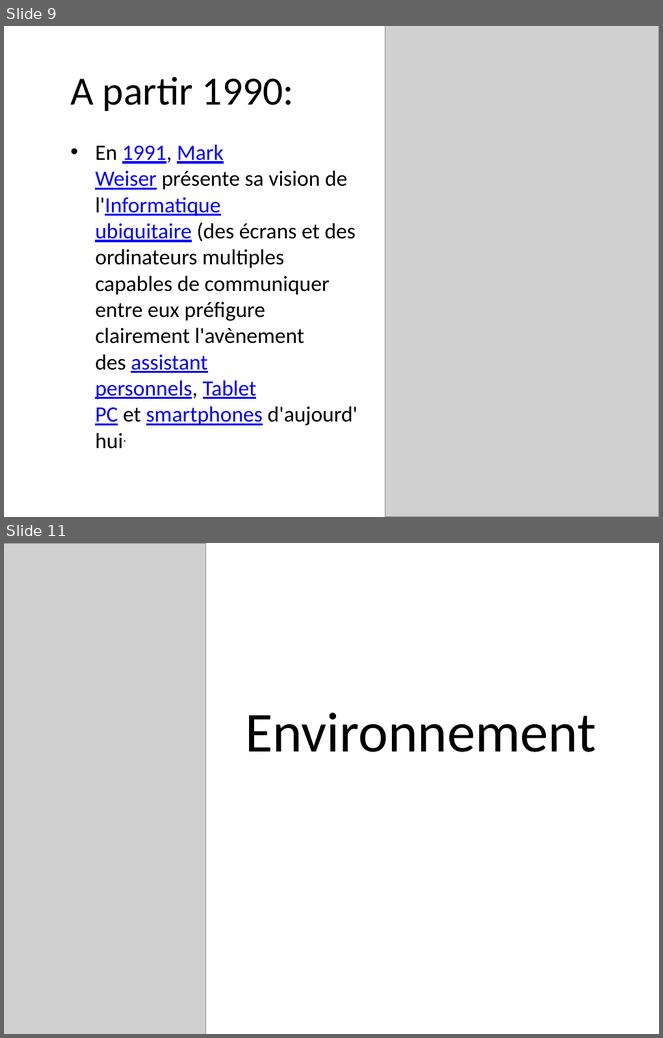
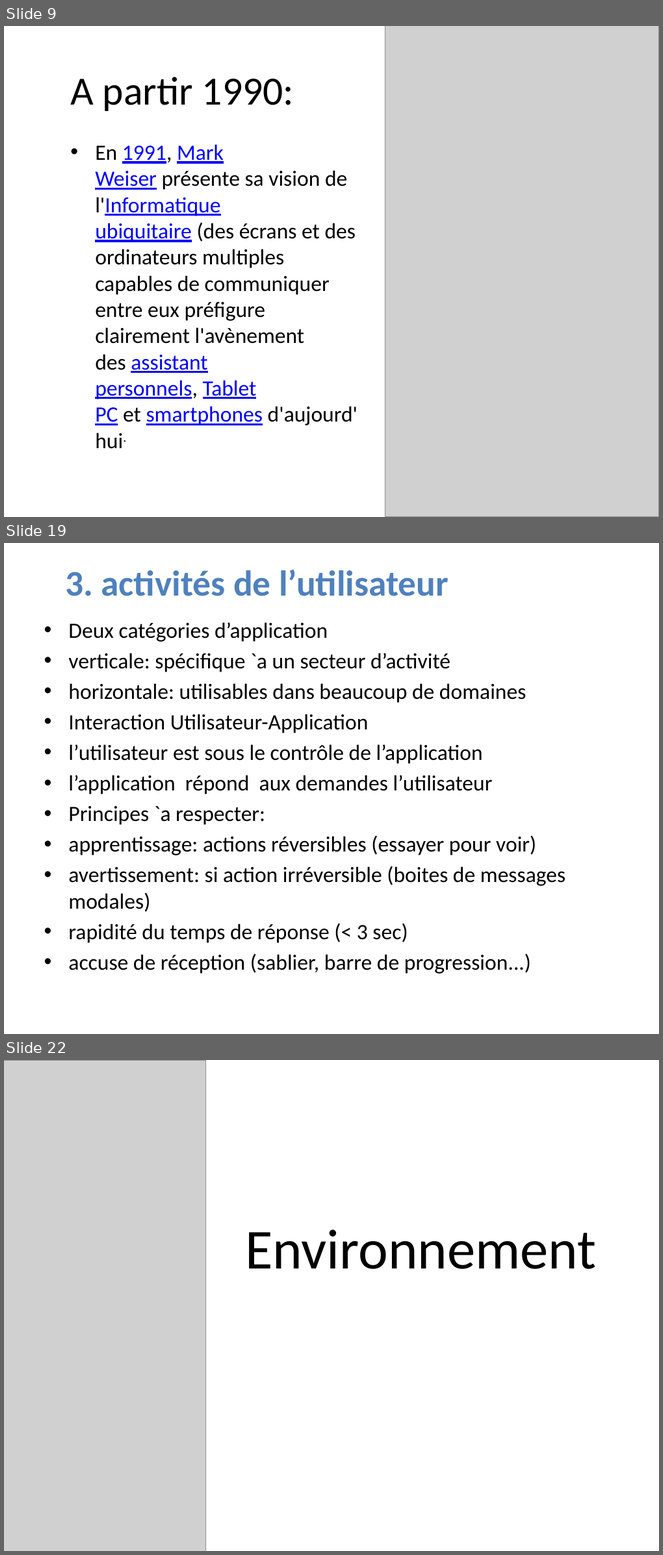
Before and after one commit to LucNtonga/IHM, a slide deck: INTERFACE.pptx. Shown one above the other, each under a label of ours: slides 9 and 11 before the commit, slides 9, 19 and 22 after it; the slides between them are not shown. The pictures are 663x1038 and 663x1555 pixels, drawn with LibreOffice and Linux fonts; fonts in the diff are those of the drawing; grey boxes stand for pictures; background and template pictures are left out. Boxes give left, top, right and bottom in pixels: in the first picture for what was removed or moved away, otherwise in the second. Text is boxed around its words. In the diff, an @@ line names an element or a change of style, - is before the commit and + after.

```diff
--- a/INTERFACE.pptx
+++ b/INTERFACE.pptx
@@ slide 19 added at box(4, 543, 659, 1034), background picture (left out) @@
@@ title added at box(65, 570, 449, 596), 39.6 pt, text #4F81BD, bold @@
+3. activités de l’utilisateur
@@ text added at box(68, 622, 566, 974), 24 pt, text #000000 @@
+• Deux catégories d’application
+• verticale: spécifique `a un secteur d’activité
+• horizontale: utilisables dans beaucoup de domaines
+• Interaction Utilisateur-Application
+• l’utilisateur est sous le contrôle de l’application
+• l’application répond aux demandes l’utilisateur
+• Principes `a respecter:
+• apprentissage: actions réversibles (essayer pour voir)
+• avertissement: si action irréversible (boites de messages modales)
+• rapidité du temps de réponse (< 3 sec)
+• accuse de réception (sablier, barre de progression...)
@@ what was slide 11 is now slide 22 @@
```
Also in this commit, not shown: 1 slide changed, 10 other slides added.
